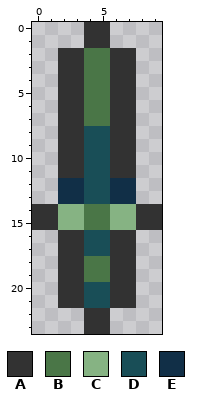
Pixel-art sprite -- Projectiles/MythrilKnife.png. Above, as it was before the edit.
The file is 10x24 pixels.
Palette (. is transparent): A #323232  B #4a7647  C #86b383  D #194e57  E #112f47
Pixels before, first column x 0:
 0 ....AA....
 1 ....AA....
 2 ..AABBAA..
 3 ..AABBAA..
 4 ..AABBAA..
 5 ..AABBAA..
 6 ..AABBAA..
 7 ..AABBAA..
 8 ..AADDAA..
 9 ..AADDAA..
10 ..AADDAA..
11 ..AADDAA..
12 ..EEDDEE..
13 ..EEDDEE..
14 AACCBBCCAA
15 AACCBBCCAA
16 ..AADDAA..
17 ..AADDAA..
18 ..AABBAA..
19 ..AABBAA..
20 ..AADDAA..
21 ..AADDAA..
22 ....AA....
23 ....AA....
And afterwards:
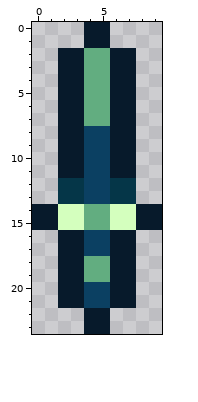
Change:
{"colour":"A","old":"#323232","new":"#071a2b"}
{"colour":"B","old":"#4a7647","new":"#62ad80"}
{"colour":"C","old":"#86b383","new":"#d4ffbe"}
{"colour":"D","old":"#194e57","new":"#0b4062"}
{"colour":"E","old":"#112f47","new":"#053648"}
{"label":"changed","picture_box":[32,22,162,334]}
